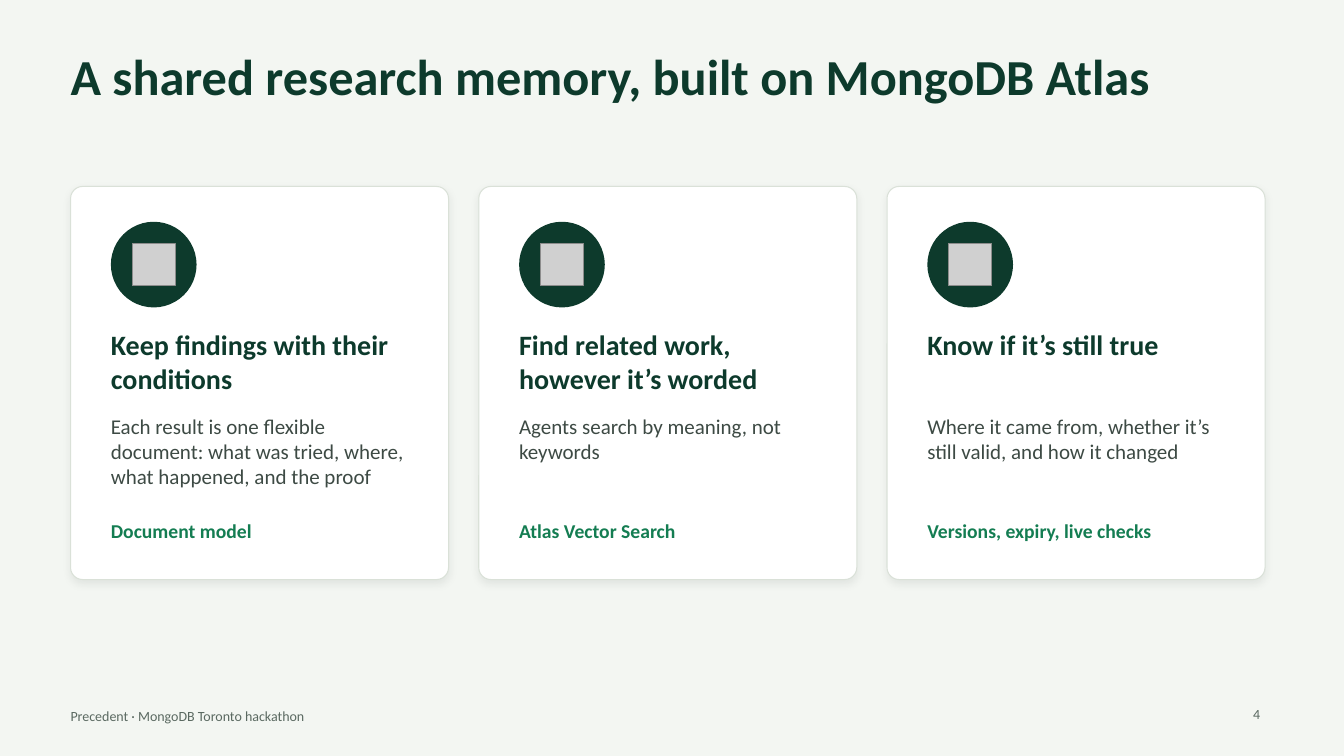
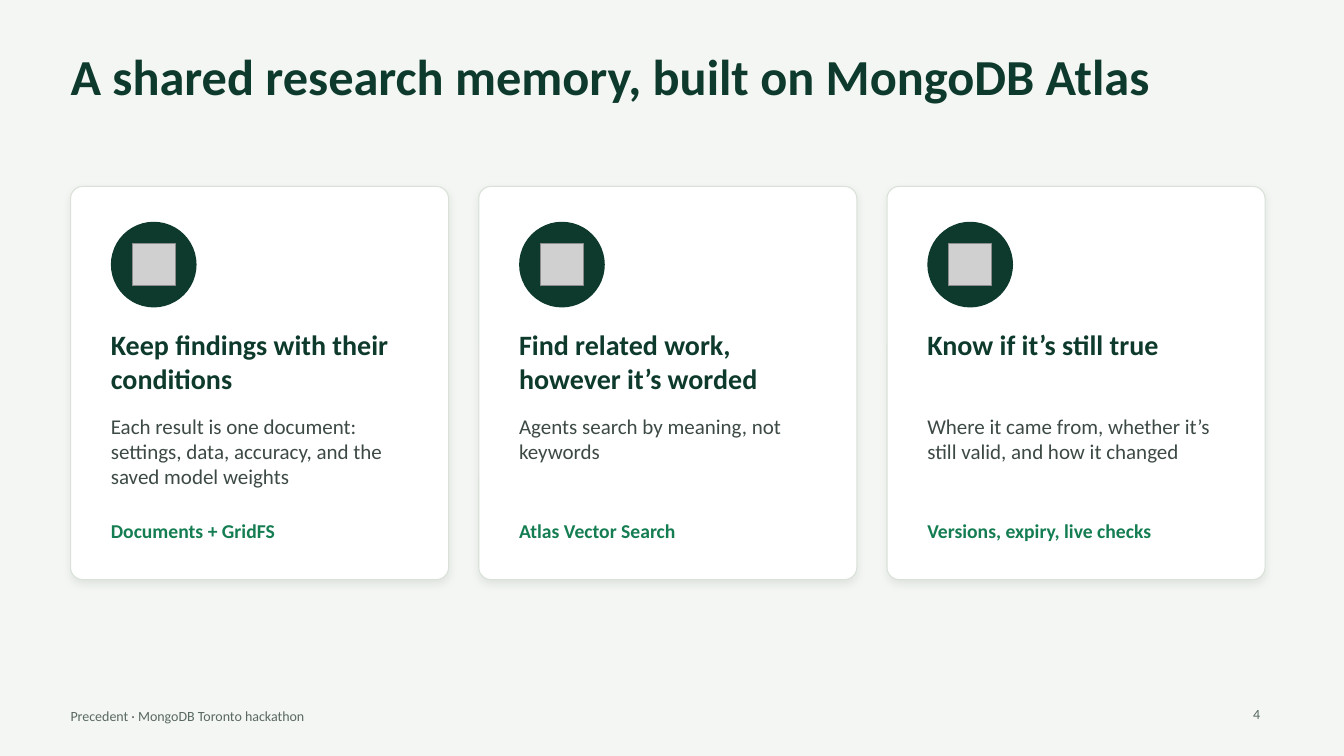
Before and after one commit to SalmaRoshdy-YG/Hackathon-project, a slide deck: slide 4 of docs/deck/precedent-deck.pptx. Drawn at 1344x756 pixels with LibreOffice and Linux fonts; fonts in the diff are those of the drawing; grey boxes stand for pictures. Boxes give left, top, right and bottom in pixels: in the first picture for what was removed or moved away, otherwise in the second. Text is boxed around its words. In the diff, an @@ line names an element or a change of style, - is before the commit and + after.

```diff
--- a/docs/deck/precedent-deck.pptx
+++ b/docs/deck/precedent-deck.pptx
@@ text at [111,419,381,488]: text changed @@
-Each result is one flexible document: what was tried, where, what happened, and the proof
+Each result is one document: settings, data, accuracy, and the saved model weights
@@ text at [111,524,275,538]: text changed @@
-Document model
+Documents + GridFS
```
Also in this commit, not shown: 4 other slides changed, 1 slide added, 1 slide removed, 2 other files.
